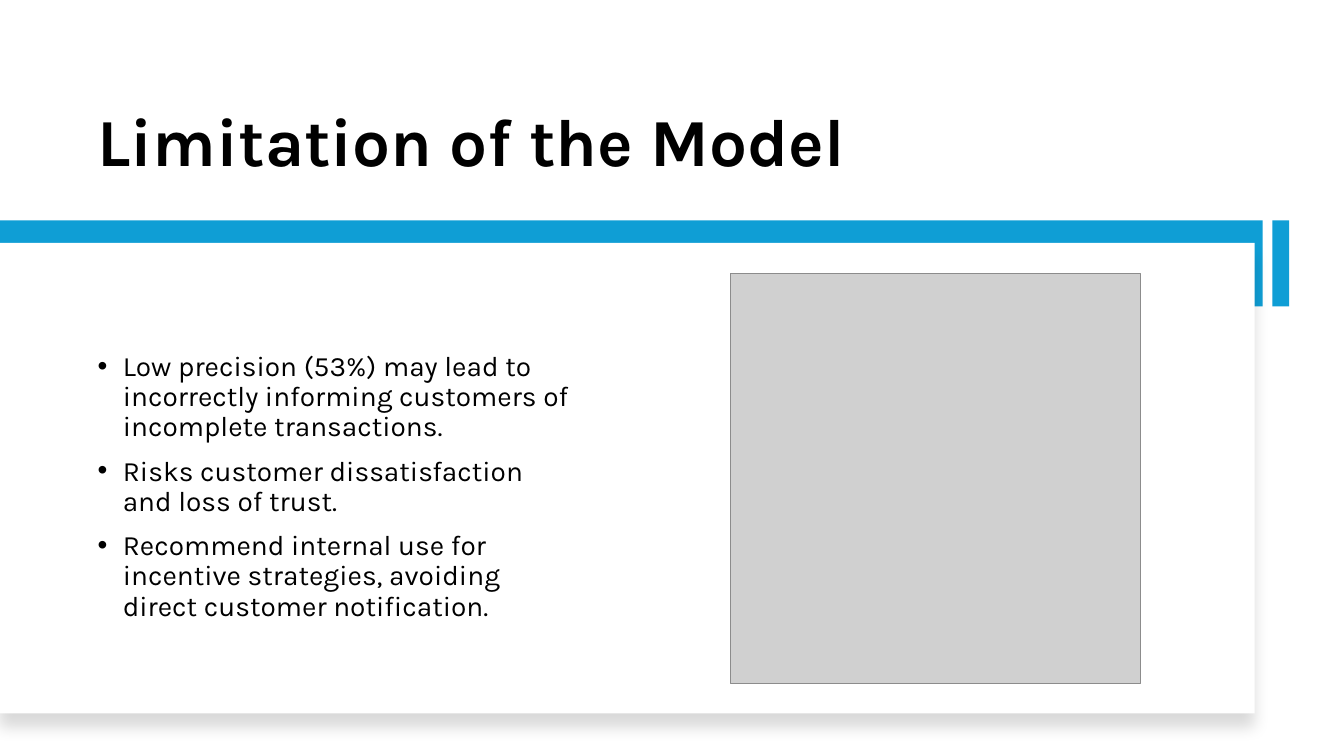
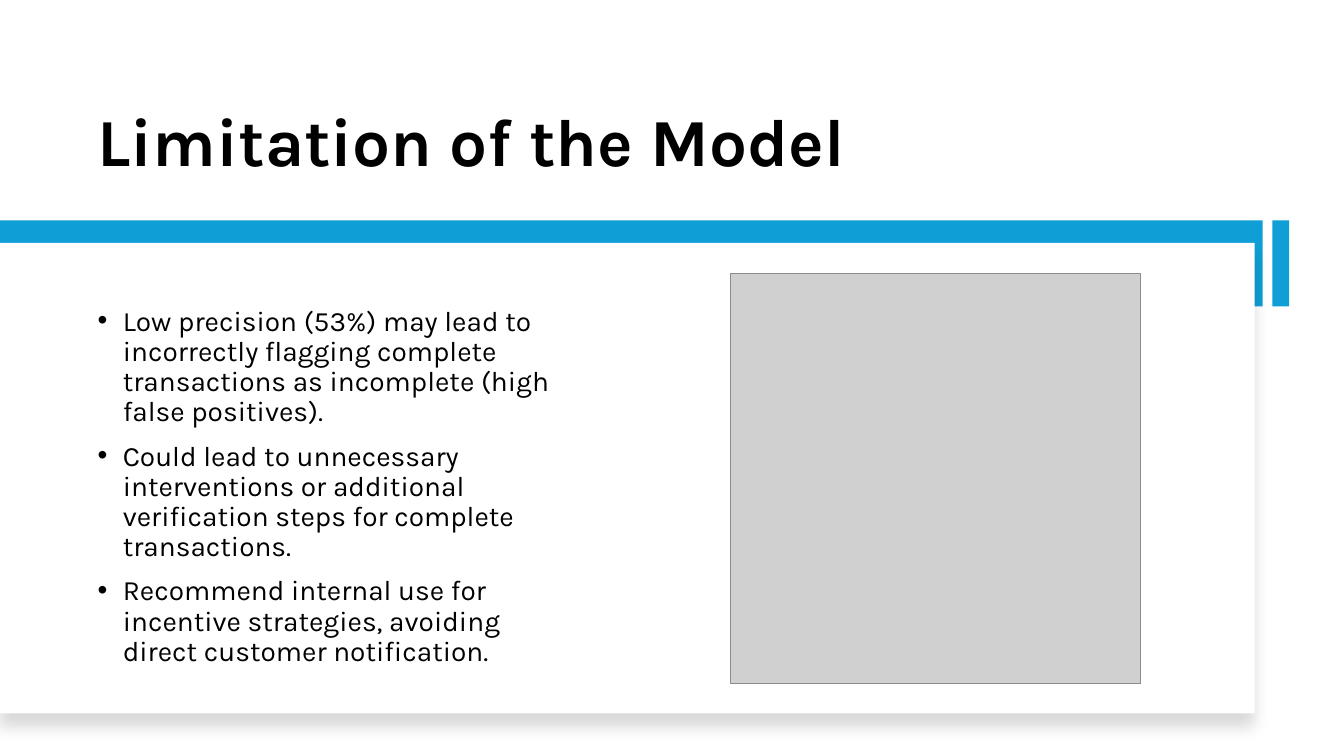
Before and after one commit to MortezaLayegh/Holland_Barret, a slide deck: slide 7 of presentation.pptx. Drawn at 1344x756 pixels with LibreOffice and Linux fonts; fonts in the diff are those of the drawing; grey boxes stand for pictures. Boxes give left, top, right and bottom in pixels: in the first picture for what was removed or moved away, otherwise in the second. Text is boxed around its words. In the diff, an @@ line names an element or a change of style, - is before the commit and + after.

```diff
--- a/presentation.pptx
+++ b/presentation.pptx
@@ text at [123,310,549,557]: text changed @@
-• Low precision (53%) may lead to incorrectly informing customers of incomplete transactions.
-• Risks customer dissatisfaction and loss of trust.
+• Low precision (53%) may lead to incorrectly flagging complete transactions as incomplete (high false positives).
+• Could lead to unnecessary interventions or additional verification steps for complete transactions.
```
Also in this commit, not shown: 5 other slides changed, 1 other file.
